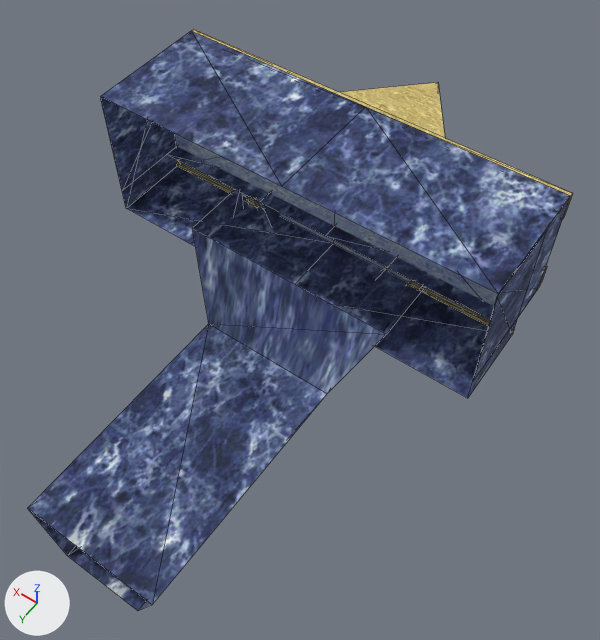
What one commit did to the OBJ model sceneobjs/juqing_yewai_572/juqing_fuben_572_border_02.obj.
One viewpoint serves both versions: a camera (50 mm lens) standing at (-149.0, 59.0, 293.0) and looking at (-13.0, -132.0, -7.0). Arrows for +X, +Y and +Z are at lower left; the lights stay in place. Mesh edges are drawn as thin lines. Where no turn or scale is listed for an object, it has been applied to the vertices. Vertices at the same position are counted once.

The older version as bpy lines, for what is in view:
```python
me_juqing_fuben_572_border_02 = bpy.data.meshes.new('juqing_fuben_572_border_02')
me_juqing_fuben_572_border_02.from_pydata(...)  # 150 vertices, 164 faces; spans x -97.0..97.0, y -267.0..0.0, z -67.0..67.0
# faces by material slot: [42, 12, 110]
me_juqing_fuben_572_border_02.materials.append(mat_material_2)  # picture img_juqing_fuben_572_border_01_02_png
me_juqing_fuben_572_border_02.materials.append(mat_material_3)  # picture img_juqing_fuben_572_border_01_01_png
me_juqing_fuben_572_border_02.materials.append(mat_material_4)  # picture img_juqing_fuben_572_border_01_03_png
ob_juqing_fuben_572_border_02 = bpy.data.objects.new('juqing_fuben_572_border_02', me_juqing_fuben_572_border_02)
ob_juqing_fuben_572_border_02.location = (0.0, 0.0, 0.0)
```
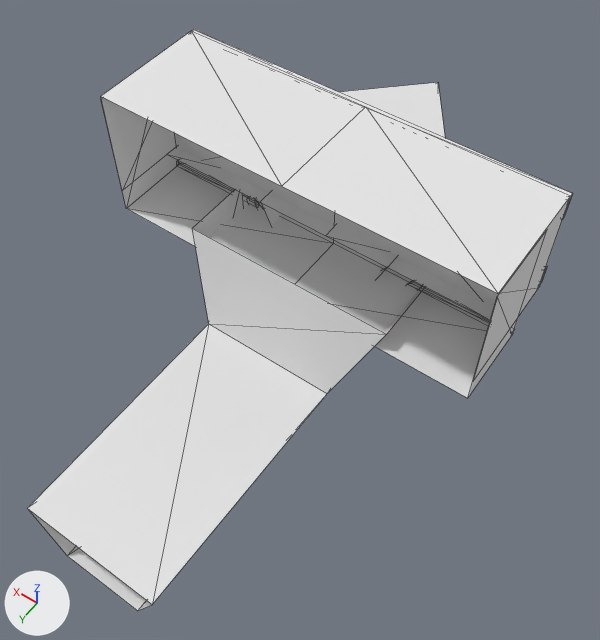
Boxes [x1, y1, x2, y2] around the edits, measured in the pictures (600 x 640 px):
part 1 of me_juqing_fuben_572_border_02, recoloured (blue to white): [28, 31, 570, 611] in both
part 2 of me_juqing_fuben_572_border_02, recoloured (blue to grey): [175, 133, 498, 323] in both
part 3 of me_juqing_fuben_572_border_02, recoloured (yellow to white): [177, 29, 572, 337] in both

The edits, one by one:
Material 'material_2' (mat_material_2_1) is new.
Its base color is (0.8, 0.8, 0.8) (white #e7e7e7).
Its roughness is 1.0.
Material 'material_3' (mat_material_3_1) is new.
Its base color is (0.8, 0.8, 0.8) (white #e7e7e7).
Its roughness is 1.0.
Material 'material_4' (mat_material_4_1) is new.
Its base color is (0.8, 0.8, 0.8) (white #e7e7e7).
Its roughness is 1.0.
me_juqing_fuben_572_border_02 has 150 vertices, 164 faces and spans x -97.0..97.0, y -267.0..0.0, z -67.0..67.0.
me_juqing_fuben_572_border_02 is used by ob_juqing_fuben_572_border_02; location (0.0, 0.0, 0.0).
me_juqing_fuben_572_border_02 part 1: all 42 faces that had it switch from mat_material_2 (picture img_juqing_fuben_572_border_01_02_png) to mat_material_2_1 (white #e7e7e7).
me_juqing_fuben_572_border_02 part 2: all 12 faces that had it switch from mat_material_3 (picture img_juqing_fuben_572_border_01_01_png) to mat_material_3_1 (white #e7e7e7).
me_juqing_fuben_572_border_02 part 3: all 110 faces that had it switch from mat_material_4 (picture img_juqing_fuben_572_border_01_03_png) to mat_material_4_1 (white #e7e7e7).
